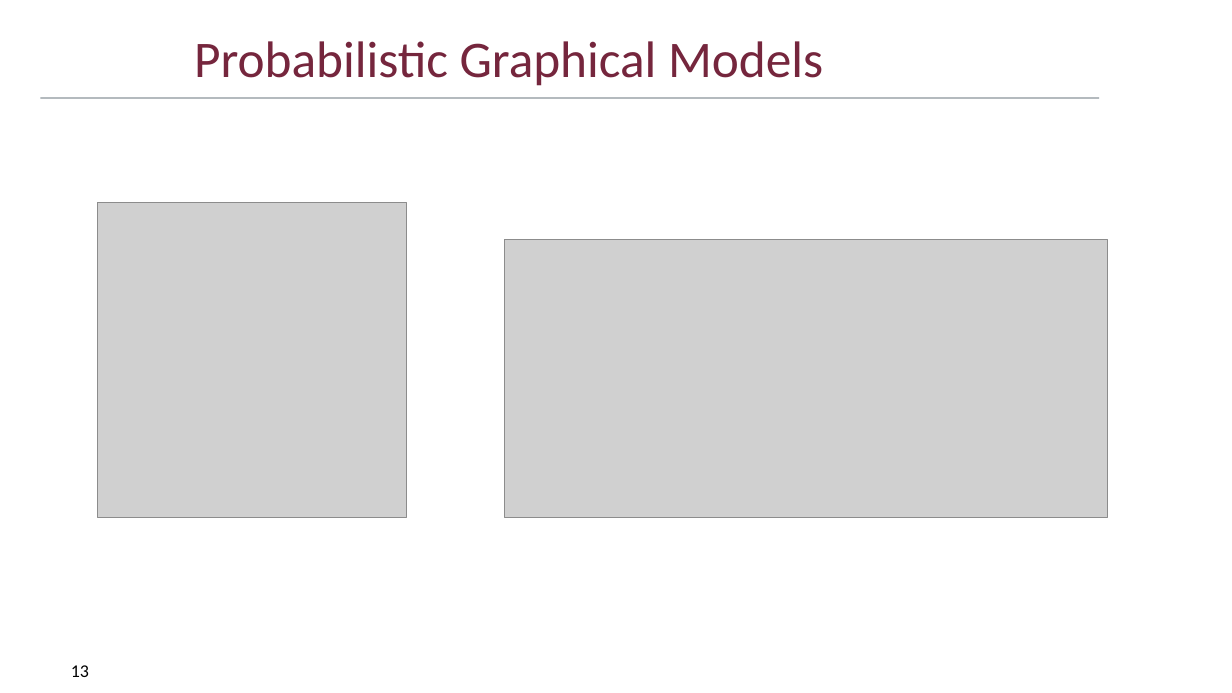
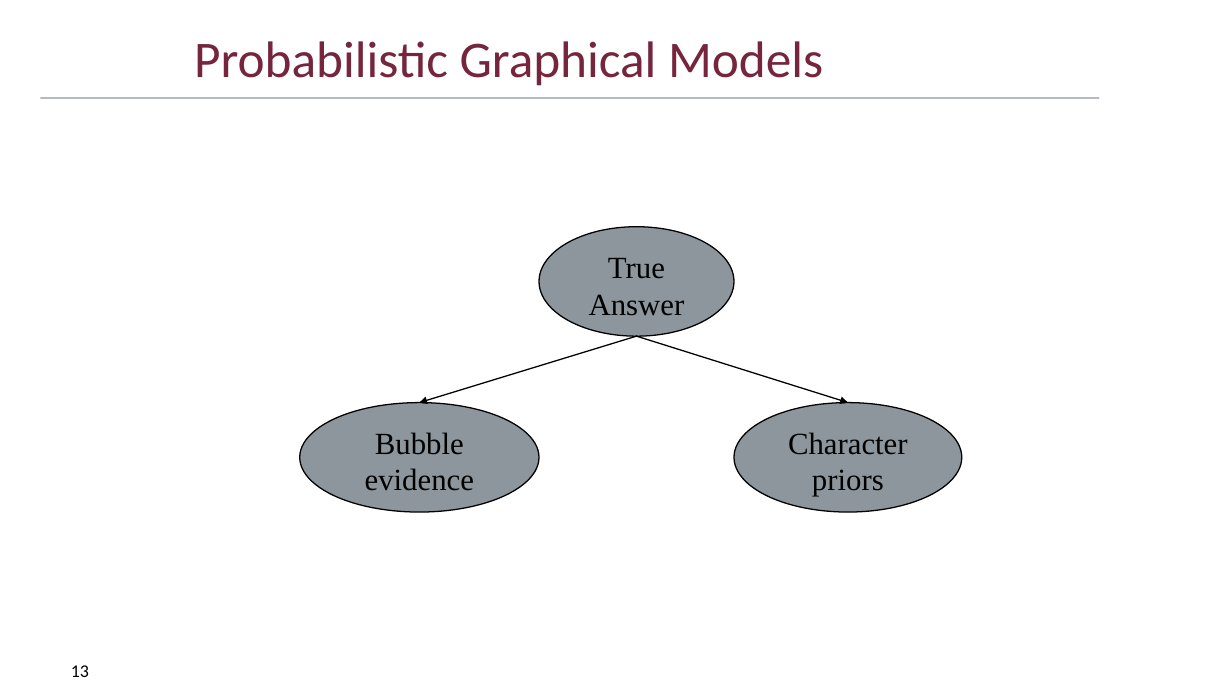
Before and after one commit to DriesSmit/SkripsieReport, a slide deck: slide 13 of OralExamination/SkripsieOral_APSmit.pptx. Drawn at 1232x693 pixels with LibreOffice and Linux fonts; fonts in the diff are those of the drawing; grey boxes stand for pictures; background and template pictures are left out. Boxes give left, top, right and bottom in pixels: in the first picture for what was removed or moved away, otherwise in the second. Text is boxed around its words. In the diff, an @@ line names an element or a change of style, - is before the commit and + after.

```diff
--- a/OralExamination/SkripsieOral_APSmit.pptx
+++ b/OralExamination/SkripsieOral_APSmit.pptx
@@ picture removed at (98,202,408,518) @@
@@ picture removed at (505,239,1107,518) @@
@@ ellipse added at (539,226,734,335), fill #8C969C, outline #000000 1 pt, 24 pt, text #000000 @@
+True Answer
@@ arrow added from (637, 336) to (420, 403), #000000 1 pt @@
@@ arrow added from (637, 336) to (848, 403), #000000 1 pt @@
@@ ellipse added at (299,403,539,512), fill #8C969C, outline #000000 1 pt, 24 pt, text #000000 @@
+Bubble evidence
@@ ellipse added at (734,403,962,512), fill #8C969C, outline #000000 1 pt, 24 pt, text #000000 @@
+Character priors
```
Also in this commit, not shown: 6 other slides changed.
